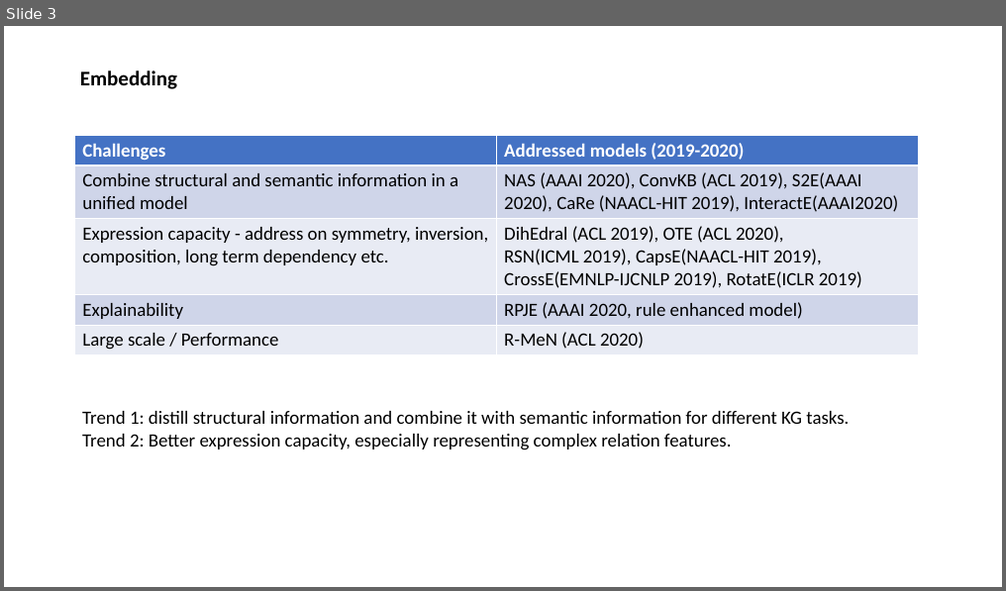
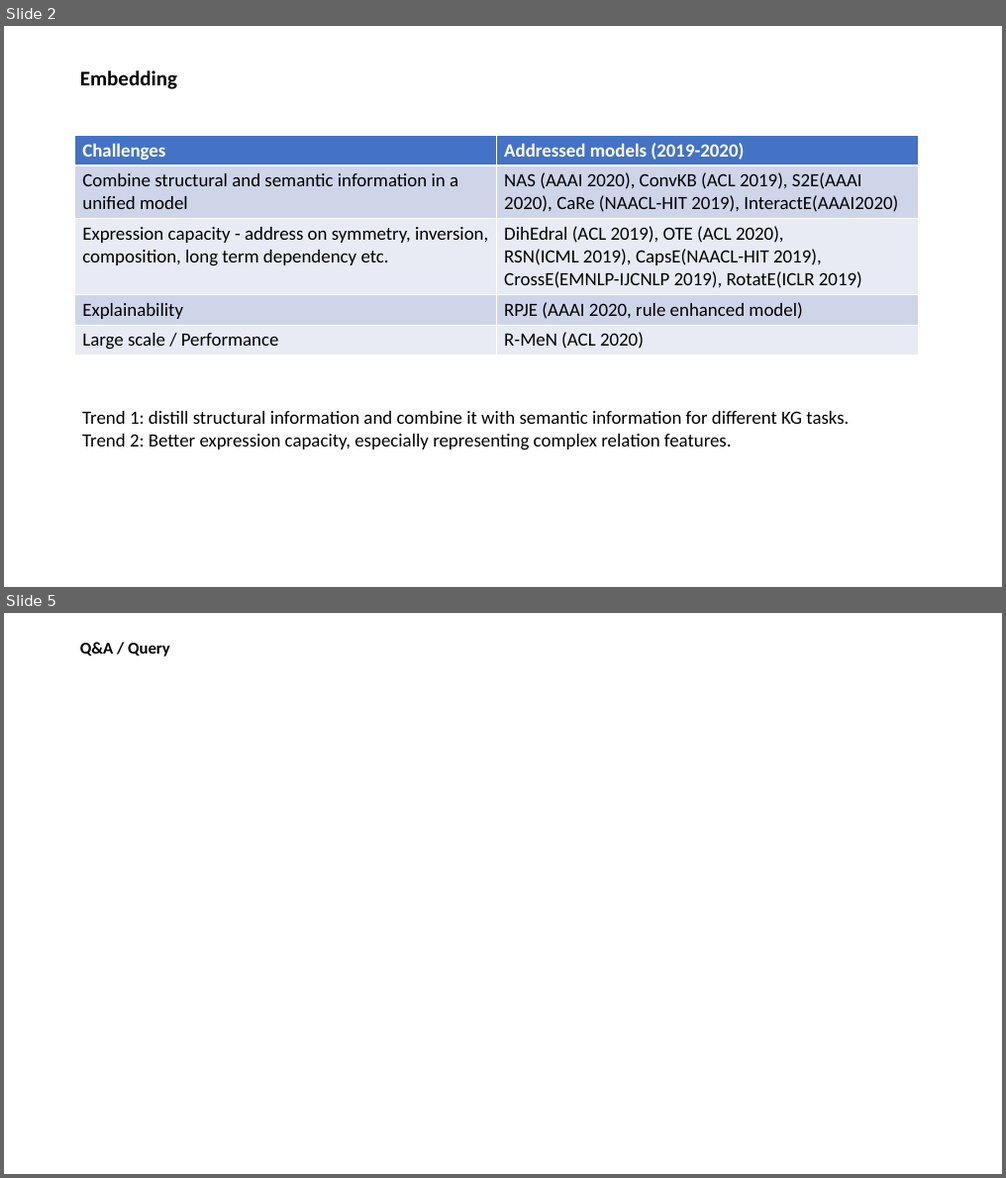
Before and after one commit to sylviawangfr/KGpaper, a slide deck: Presentation2.pptx. Shown one above the other, each under a label of ours: slide 3 before the commit, slides 2 and 5 after it; the slides between them are not shown. The pictures are 1006x591 and 1006x1178 pixels, drawn with LibreOffice and Linux fonts; fonts in the diff are those of the drawing. Boxes give left, top, right and bottom in pixels: in the first picture for what was removed or moved away, otherwise in the second. Text is boxed around its words. In the diff, an @@ line names an element or a change of style, - is before the commit and + after.

```diff
--- a/Presentation2.pptx
+++ b/Presentation2.pptx
@@ slide 5 added at <box>4,613,1002,1174</box>, background #FFFFFF @@
@@ title added at <box>80,642,170,657</box>, 16 pt, text #000000, bold @@
+Q&A / Query
@@ what was slide 3 is now slide 2 @@
```
Also in this commit, not shown: 4 slides changed, 2 slides removed.
